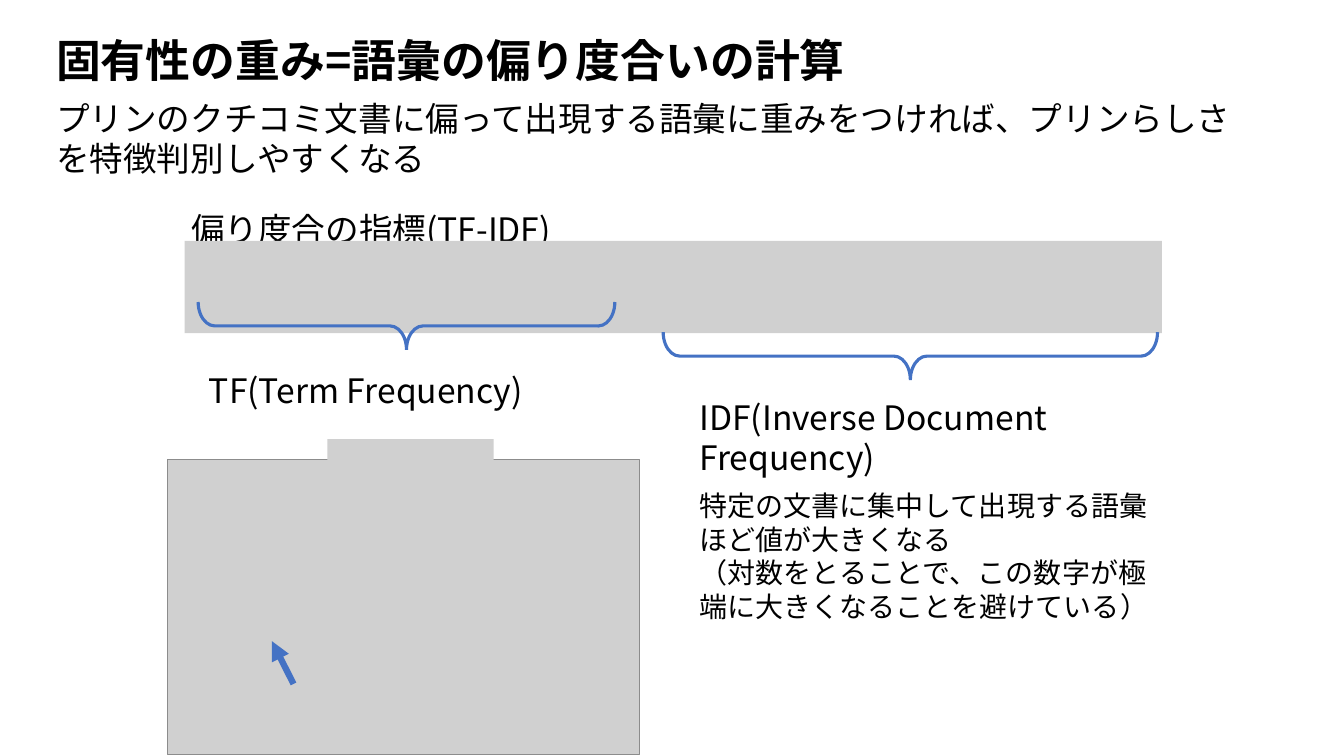
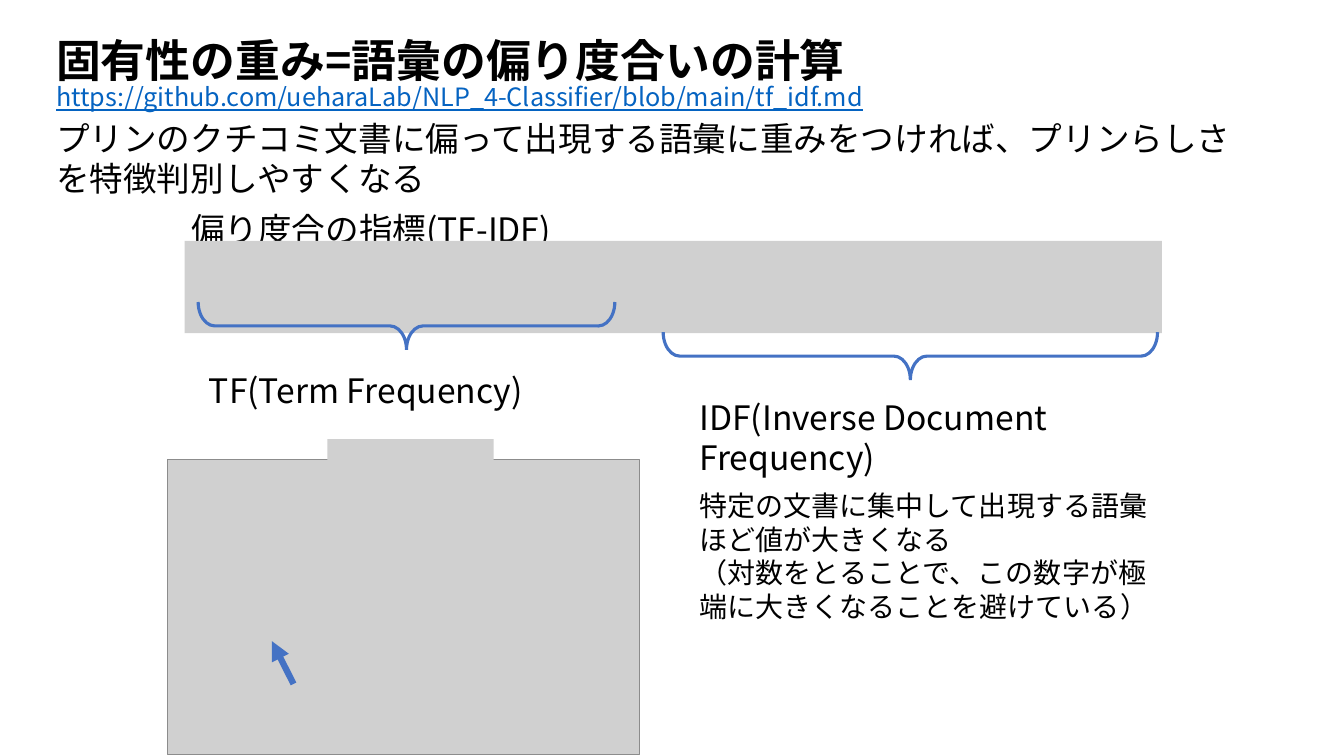
Before and after one commit to ueharaLab/NLP_4-Classifier, a slide deck: slide 13 of NLP_4 Classifier.pptx. Drawn at 1344x756 pixels with LibreOffice and Linux fonts; fonts in the diff are those of the drawing; grey boxes stand for pictures. Boxes give left, top, right and bottom in pixels: in the first picture for what was removed or moved away, otherwise in the second. Text is boxed around its words. In the diff, an @@ line names an element or a change of style, - is before the commit and + after.

```diff
--- a/NLP_4 Classifier.pptx
+++ b/NLP_4 Classifier.pptx
@@ text added at (x1=56, y1=80, x2=875, y2=437), 18 pt, text #0563C1, underline @@
+https://github.com/ueharaLab/NLP_4-Classifier/blob/main/tf_idf.md
@@ text "プリンのクチコミ文書に偏って出現する語彙に重みをつければ、プリンらしさを特徴判別しやすくなる" moved from (x1=56, y1=102, x2=1230, y2=174) to (x1=56, y1=122, x2=1230, y2=194) @@
```
Also in this commit, not shown: 3 other slides changed.
